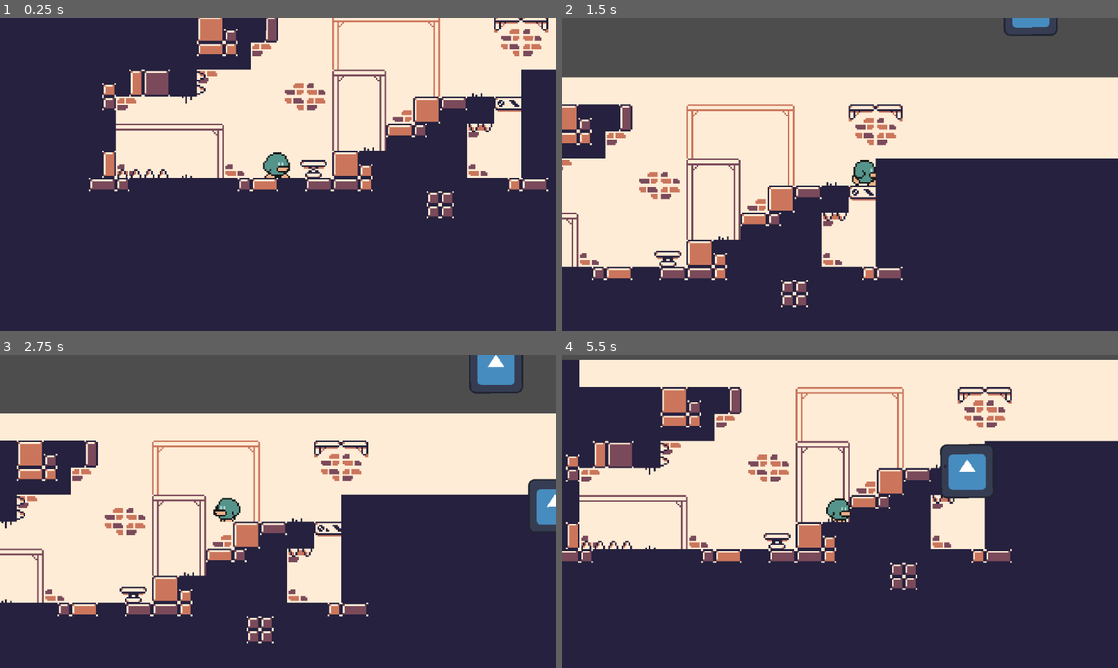
Above: before the commit, frames 1-4 (two rows, left to right).
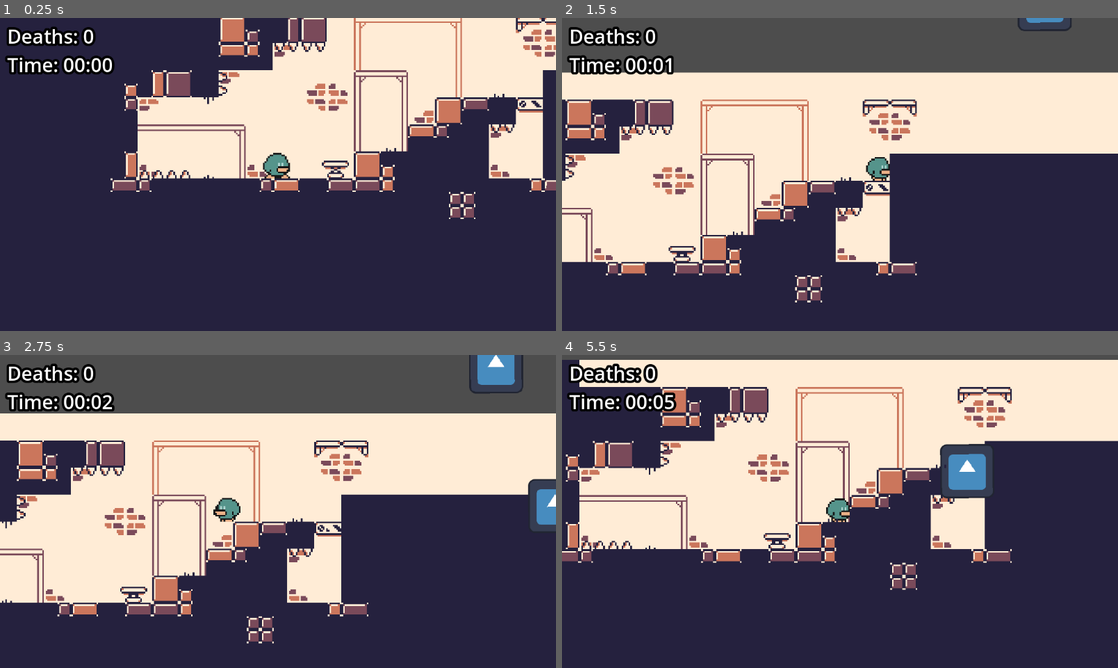
Above: after the commit, the same moments.

Repository: RadoslawG123/EscapeFromTheFactoryGame
Game: Godot game, scene res://Scenes/game.tscn
The game is run twice, just before and just after one commit, with the same random seed, the same clock (stepped at 60 frames per second) and the same inputs. The engine's default icon, where the game draws it, is replaced by a stand-in: a white triangle on a blue panel in a dark square.
Inputs:
- Up to frame 1 (0.25 s): no input
- Up to frame 2 (1.5 s): hold Right (move_right) from 0.53 s (still down); tap Space (jump) at 0.77 s
- Up to frame 3 (2.75 s): tap Space (jump) at 1.52 s; release Right (move_right) at 2.03 s; hold Left (move_left) from 2.03 s (still down)
- Up to frame 4 (5.5 s): release Left (move_left) at 2.78 s; hold Right (move_right) 2.78-4.28 s; tap Space (jump) at 3.02, 3.77, 4.52 s; hold Left (move_left) 4.28-5.03 s; hold Right (move_right) from 5.03 s (still down)

The runs differ from the first frame. In frame 1, 17% of the frame differs, in the area x 0-100%, y 0-65%; in frame 2, 16%; in frame 3, 3.1%; in frame 4, 2.3%.

Commit message:
Create GUI. Add Deaths counter to GUI. Add Time counter to GUI.

Diff:
--- a/Scenes/game.tscn
+++ b/Scenes/game.tscn
@@ -1,10 +1,11 @@
-[gd_scene load_steps=12 format=3 uid="uid://dbm6oqw8c6svm"]
+[gd_scene load_steps=13 format=3 uid="uid://dbm6oqw8c6svm"]
 
 [ext_resource type="PackedScene" uid="uid://d3h7eqgdb8th4" path="res://Scenes/player.tscn" id="1_ebmjs"]
 [ext_resource type="Texture2D" uid="uid://dw8yeht3eibs8" path="res://Assets/Tileset/factory_.png" id="2_qxrlw"]
 [ext_resource type="PackedScene" uid="uid://ptyadwa8tr0w" path="res://Scenes/killzone.tscn" id="3_wrm1d"]
 [ext_resource type="PackedScene" uid="uid://n5tv8pumcq4r" path="res://Scenes/jum_pad.tscn" id="4_3dryh"]
 [ext_resource type="PackedScene" uid="uid://dlyimvx5mi81h" path="res://Scenes/moving_block.tscn" id="5_wowpa"]
+[ext_resource type="PackedScene" uid="uid://dhqknsh7bpvae" path="res://Scenes/gui.tscn" id="6_i6g32"]
 
 [sub_resource type="TileSetAtlasSource" id="TileSetAtlasSource_wrm1d"]
 texture = ExtResource("2_qxrlw")
@@ -170,7 +171,7 @@
 position = Vector2(21, -6)
 
 [node name="Player" parent="." node_paths=PackedStringArray("tile_map") instance=ExtResource("1_ebmjs")]
-position = Vector2(-1, -8)
+position = Vector2(-14, -9)
 tile_map = NodePath("../TileMap")
 
 [node name="Camera2D" type="Camera2D" parent="Player"]
@@ -184,7 +185,7 @@
 tile_set = SubResource("TileSet_3dryh")
 format = 2
 layer_0/name = "Blocks"
-layer_0/tile_data = PackedInt32Array(0, 65536, 1, 65535, 655 …(6623 unchanged characters)… 6, 1, 131091, 65536, 1, 196627, 65536, 1)
+layer_0/tile_data = PackedInt32Array(0, 65536, 1, 65535, 655 …(6623 unchanged characters)… 6, 1, 131091, 65536, 1, 196627, 65536, 1, -393216, 262144, 4, -262145, 524288, 3, -327680, 524288, 3)
 layer_1/name = "Walls"
 layer_1/z_index = -1
 layer_1/tile_data = PackedInt32Array(-5, 65536, 2, -6, 131072, 2, -65542, 131072, 5, -131078, 131072, 1, -131077, 65536 …(3222 unchanged characters)…
@@ -194,7 +195,6 @@
 script = SubResource("GDScript_wrm1d")
 
 [node name="Killzone" parent="." instance=ExtResource("3_wrm1d")]
-visible = false
 position = Vector2(63, 49)
 
 [node name="CollisionShape2D" type="CollisionShape2D" parent="Killzone"]
@@ -211,3 +211,13 @@
 position = Vector2(211, -192)
 curve = SubResource("Curve2D_i6g32")
 loop = false
+
+[node name="CanvasLayer" type="CanvasLayer" parent="."]
+
+[node name="GUI" parent="CanvasLayer" node_paths=PackedStringArray("player") instance=ExtResource("6_i6g32")]
+anchors_preset = 0
+anchor_right = 0.0
+anchor_bottom = 0.0
+grow_horizontal = 1
+grow_vertical = 1
+player = NodePath("../../Player")
--- /dev/null
+++ b/Scenes/gui.tscn
@@ -0,0 +1,39 @@
+[gd_scene load_steps=2 format=3 uid="uid://dhqknsh7bpvae"]
+
+[ext_resource type="Script" uid="uid://dytus0psytapu" path="res://Scripts/gui.gd" id="1_qyd3e"]
+
+[node name="GUI" type="Control"]
+layout_mode = 3
+anchors_preset = 15
+anchor_right = 1.0
+anchor_bottom = 1.0
+grow_horizontal = 2
+grow_vertical = 2
+script = ExtResource("1_qyd3e")
+
+[node name="MarginContainer" type="MarginContainer" parent="."]
+layout_mode = 0
+offset_right = 40.0
+offset_bottom = 40.0
+theme_override_constants/margin_left = 15
+theme_override_constants/margin_top = 10
+
+[node name="VBoxContainer" type="VBoxContainer" parent="MarginContainer"]
+layout_mode = 2
+
+[node name="DeathsLabel" type="Label" parent="MarginContainer/VBoxContainer"]
+layout_mode = 2
+theme_override_constants/outline_size = 20
+theme_override_font_sizes/font_size = 40
+text = "Deaths: 0"
+
+[node name="TimeLabel" type="Label" parent="MarginContainer/VBoxContainer"]
+layout_mode = 2
+theme_override_constants/outline_size = 20
+theme_override_font_sizes/font_size = 40
+text = "Time: 00:00"
+
+[node name="Timer" type="Timer" parent="."]
+autostart = true
+
+[connection signal="timeout" from="Timer" to="." method="_on_timer_timeout"]
--- /dev/null
+++ b/Scripts/gui.gd
@@ -0,0 +1,32 @@
+extends Control
+
+@onready var deathsLabel: Label = $MarginContainer/VBoxContainer/DeathsLabel
+@onready var timeLabel: Label = $MarginContainer/VBoxContainer/TimeLabel
+@onready var timer: Timer = $Timer
+
+var start: bool = false
+var seconds: int = 0
+var h: int
+var m: int
+var s: int
+
+@export var player: Player
+
+func _process(delta: float) -> void:
+	update()
+
+func _on_timer_timeout() -> void:
+	seconds += 1
+
+	h = int(seconds / 3600)
+	m = int(seconds / 60) - h * 60
+	s = seconds - m * 60 - h * 3600
+
+func update():
+	deathsLabel.text = "Deaths: " + str(player.deaths)
+
+	if seconds > 0:
+		if seconds < 3600:
+			timeLabel.text = "Time: " + "%02d:%02d" % [m, s]
+		else:
+			timeLabel.text = "Time: " + "%02d:%02d:%02d" % [h, m, s]
--- a/Scripts/playerMovement.gd
+++ b/Scripts/playerMovement.gd
@@ -1,5 +1,8 @@
 extends CharacterBody2D
 
+class_name Player
+
+@export var STARTING_POSITION := Vector2(-14.0, -9.0)
 @export var SPEED := 10400
 @export var JUMP_VELOCITY := -30000
 @export var JUMPPAD_VELOCITY := -38000
@@ -36,6 +39,7 @@
 var onTheSpikes := false
 var jumpPadActivate := false
 var doubleJumpActive := true
+var deaths: int = 0
 
 func _ready():
 	set_meta("tag", "player")
@@ -101,9 +105,7 @@
 			if Time.get_ticks_msec() - lastJumpQueueMsec < JUMP_BUFFER_TIME or Input.is_action_just_pressed("jump"): # jump buffer
 				state = States.JUMP
 			else:
-				velocity.y = lerp(velocity.x, 0.0, 10.0)
 				velocity.x = 0
-				velocity.y = lerp(velocity.x, 0.0, 10.0)
 				#sprite.scale.x = 1 # No needed
 				sprite.play("Idle")
 				if direction != 0:
@@ -138,6 +140,7 @@
 		sprite.flip_h = direction < 0
 
 func die():
+	deaths += 1
 	onTheSpikes = true
 	state = States.DEAD
 	sprite.play("Die")
@@ -148,4 +151,6 @@
 	state = States.JUMP
 
 func _on_timer_timeout() -> void:
-	get_tree().reload_current_scene()
+	onTheSpikes = false
+	state = States.IDLE
+	position = STARTING_POSITION
Binary file added: Assets/Fonts/bitByBit_ [font].ttf
Not shown, added: Assets/Fonts/bitByBit_ [font].ttf.import
Not shown, added: Scripts/gui.gd.uid
